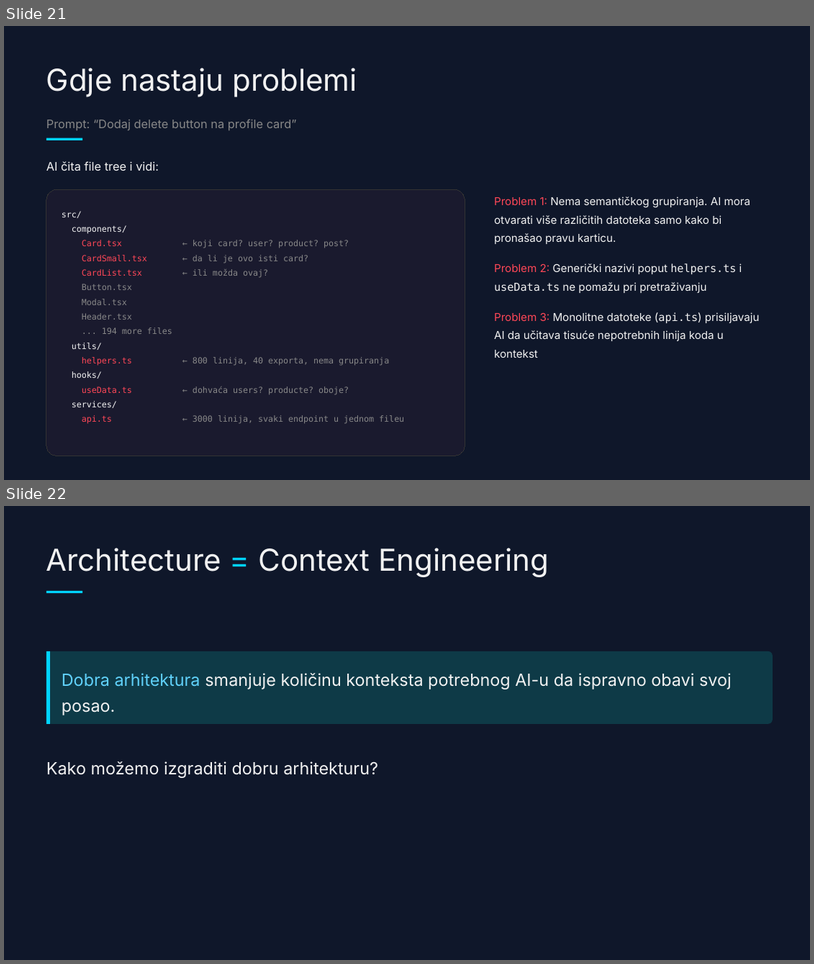
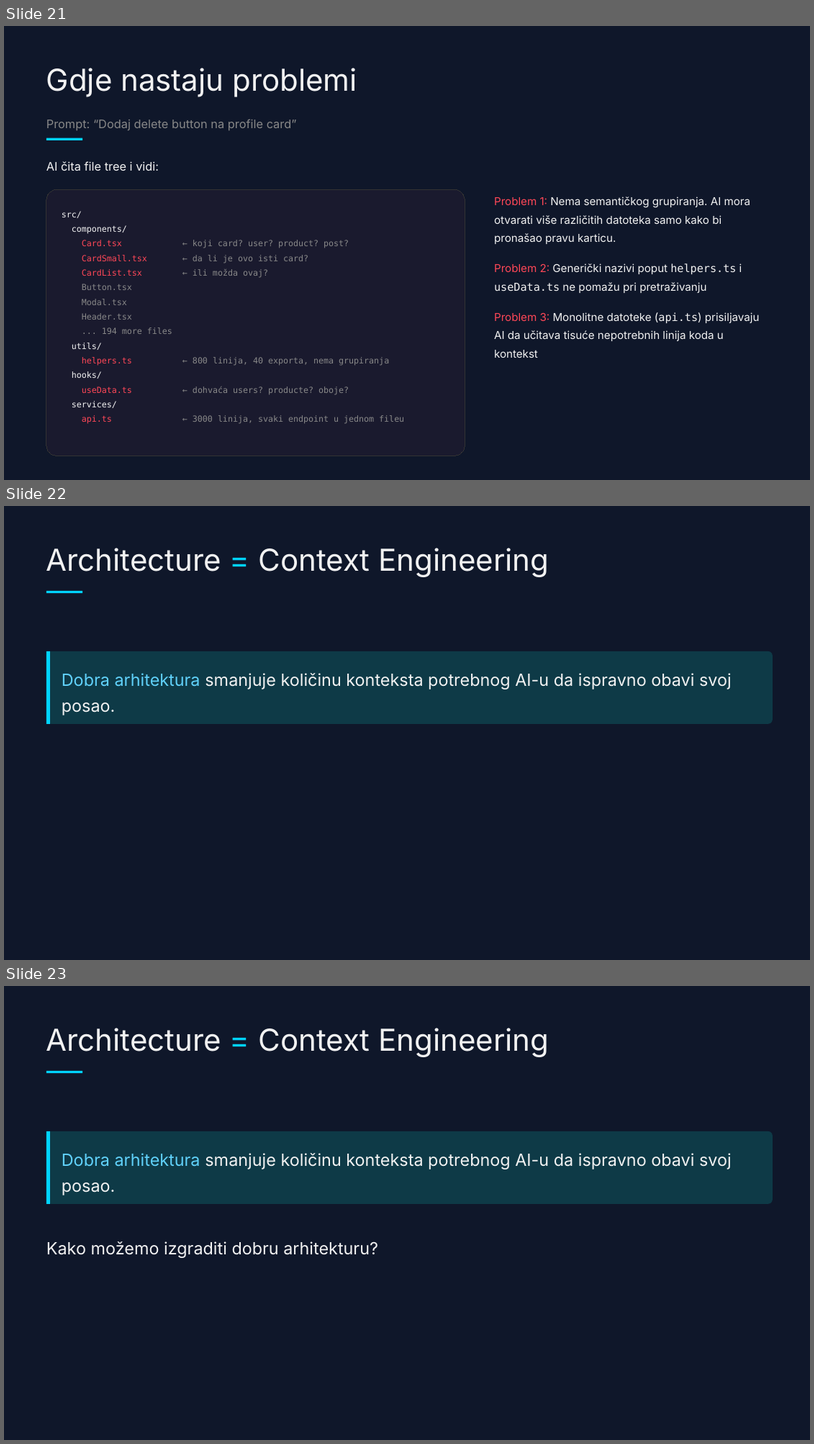
Before and after one commit to doksara/debug-presentation, a slide deck: frontend-arhitektura--dark-tech-with-fsd.pptx. Shown one above the other, each under a label of ours: slides 21 and 22 before the commit, slides 21, 22 and 23 after it. The pictures are 814x964 and 814x1444 pixels, drawn with LibreOffice and Linux fonts; fonts in the diff are those of the drawing. Boxes give left, top, right and bottom in pixels: in the first picture for what was removed or moved away, otherwise in the second. Text is boxed around its words. In the diff, an @@ line names an element or a change of style, - is before the commit and + after.

```diff
--- a/frontend-arhitektura--dark-tech-with-fsd.pptx
+++ b/frontend-arhitektura--dark-tech-with-fsd.pptx
@@ slide 22 added at box(4, 506, 810, 960), background #0F172A @@
@@ text added at box(46, 548, 549, 577), 36 pt, text #F2F2F2 @@
+Architecture = Context Engineering
@@ rectangle added at box(46, 591, 82, 593), fill #00D4FF @@
@@ rounded rectangle added at box(46, 651, 773, 724), fill #0E3A47 @@
@@ rectangle added at box(46, 651, 50, 724), fill #00D4FF @@
@@ text added at box(62, 673, 732, 716), 20 pt, text #F2F2F2 @@
+Dobra arhitektura smanjuje količinu konteksta potrebnog AI-u da ispravno obavi svoj posao.
@@ what was slide 22 is now slide 23 @@
```
Also in this commit, not shown: 1 slide changed, 2 other slides added, 14 other files.
